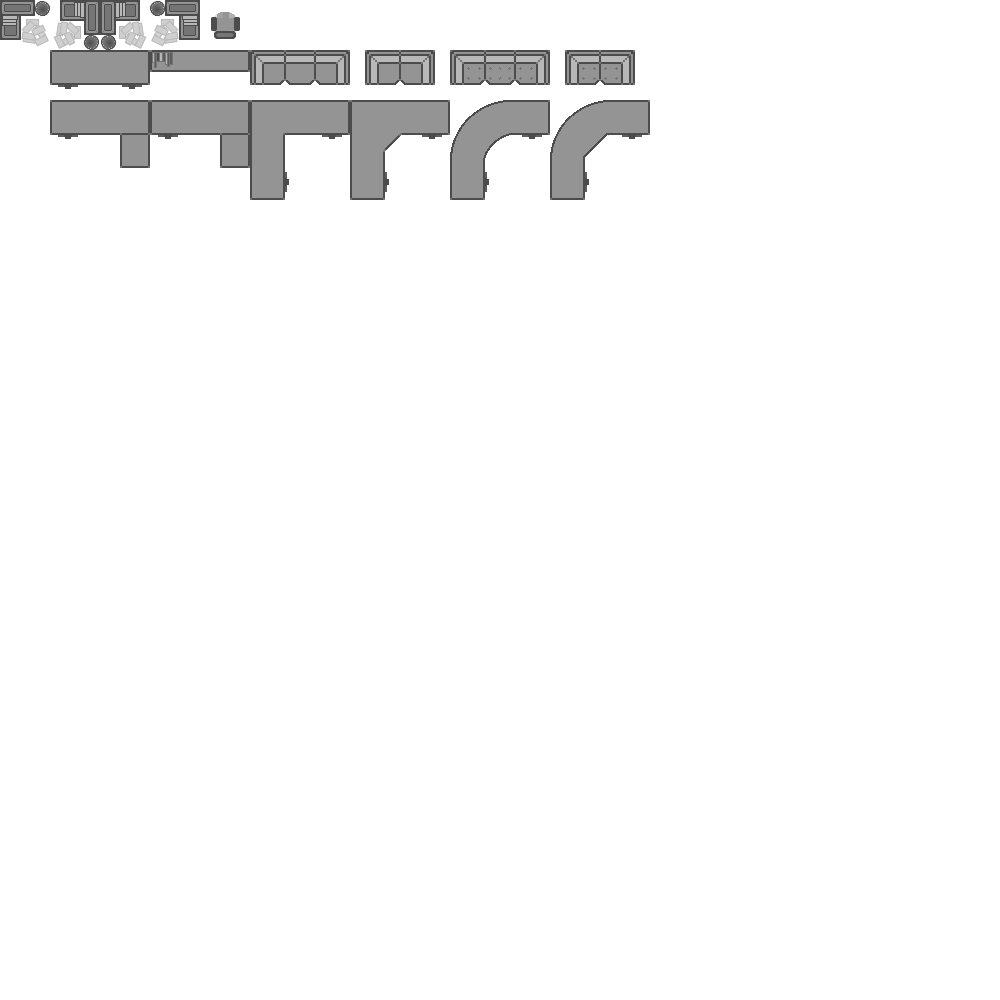
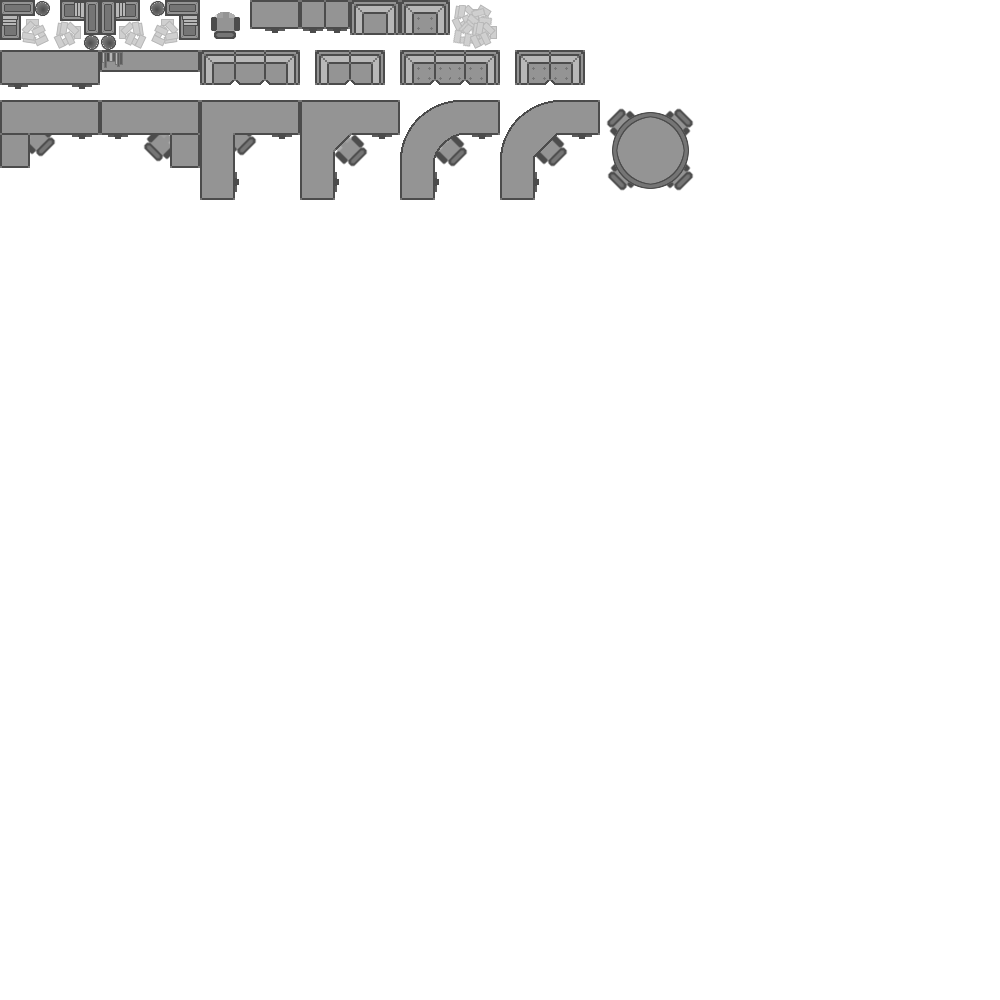
Comparing the layer stacks of the two w=1000, h=1000 images. Changes:
painted on "Background" over (x1=0, y1=0, x2=689, y2=200)
added layer "Pasted Layer" over (x1=21, y1=107, x2=694, y2=192)
